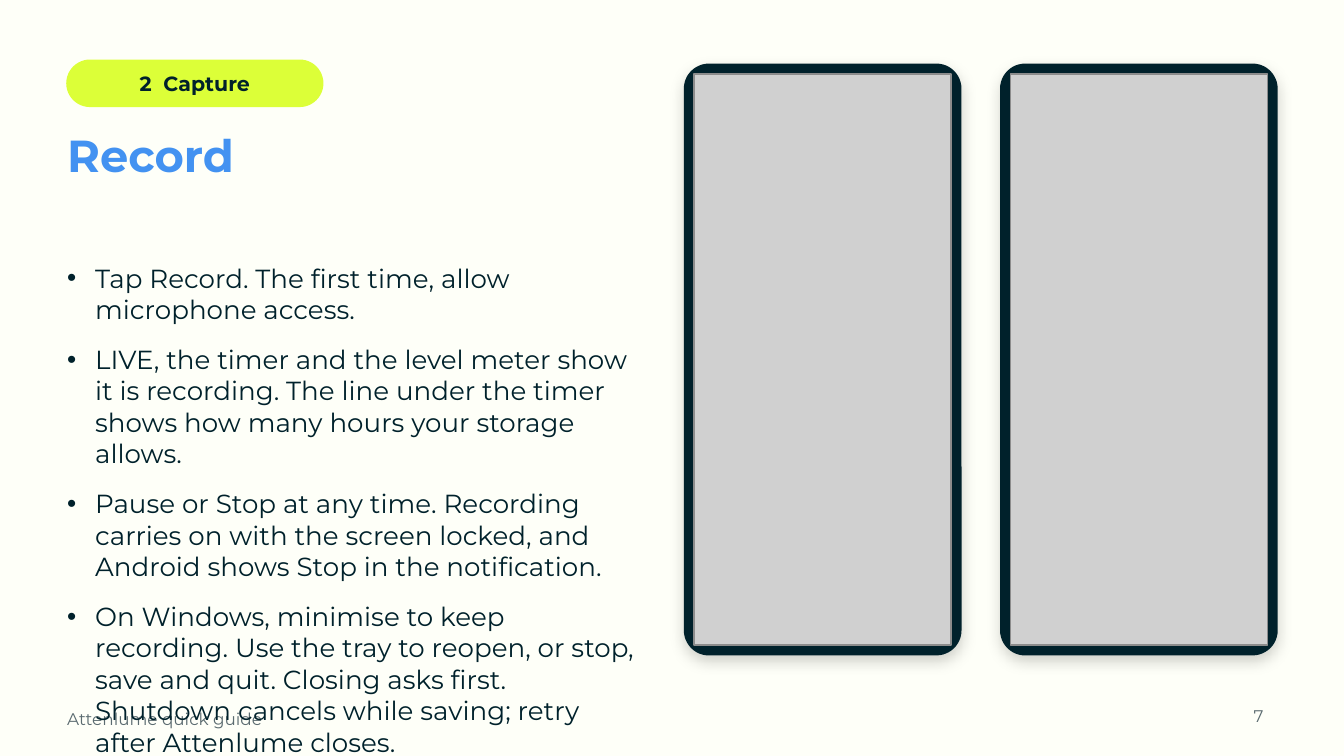
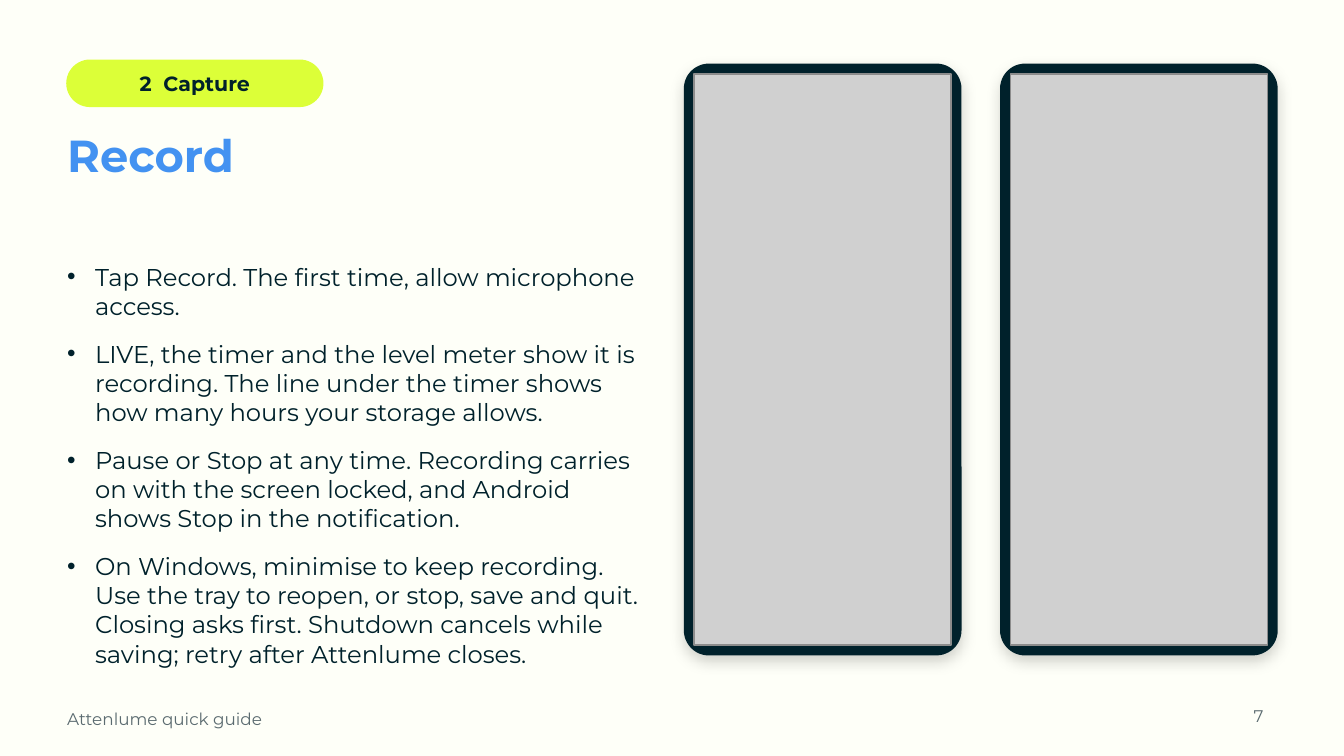
Before and after one commit to SamsonOluwaseun/attenlume, a slide deck: slide 7 of docs/user-guide/Attenlume-Quick-Guide.pptx. Drawn at 1344x756 pixels with LibreOffice and Linux fonts; fonts in the diff are those of the drawing; grey boxes stand for pictures; background and template pictures are left out. Boxes give left, top, right and bottom in pixels: in the first picture for what was removed or moved away, otherwise in the second. Text is boxed around its words. In the diff, an @@ line names an element or a change of style, - is before the commit and + after.

```diff
--- a/docs/user-guide/Attenlume-Quick-Guide.pptx
+++ b/docs/user-guide/Attenlume-Quick-Guide.pptx
@@ text "Tap Record. The first time, ..." at [95, 268, 638, 668]: size 14 to 13 pt @@
```
Also in this commit, not shown: 3 other slides changed, 4 other files.
